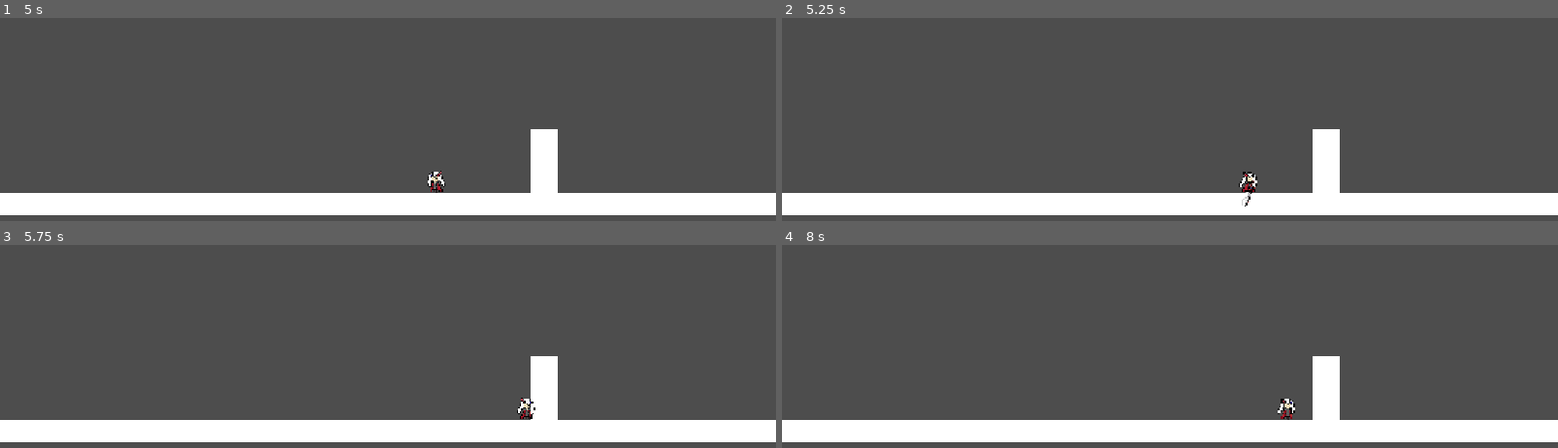
Above: before the commit, frames 1-4 (two rows, left to right).
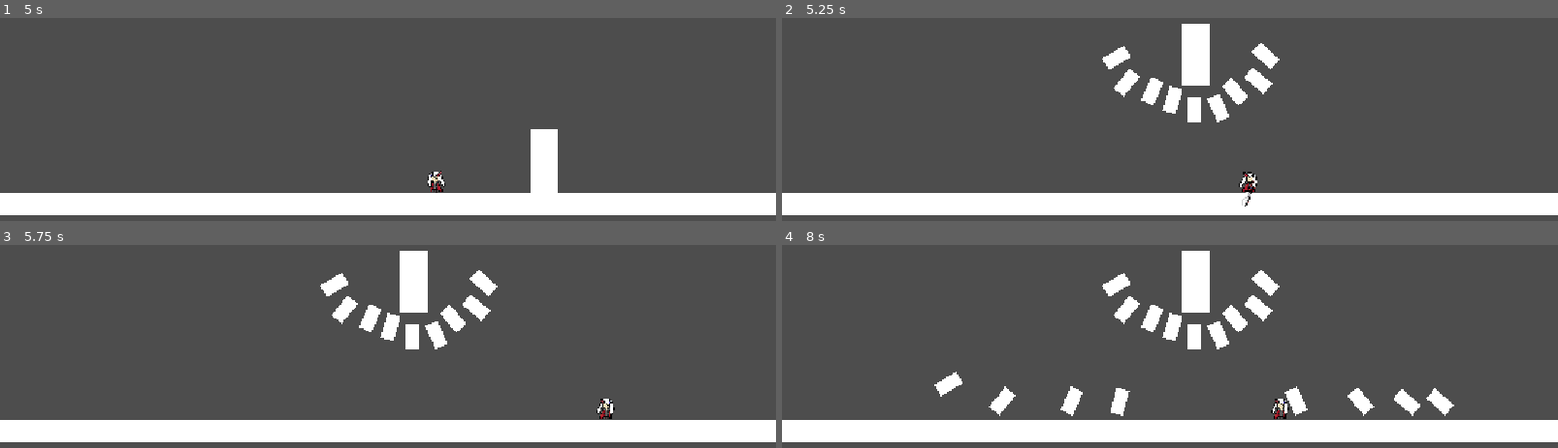
Above: after the commit, the same moments.

Repository: AndrewAravena/maythedevilcry_digital_technology_project
Game: Godot game, scene res://scene/mikuril_test_scene.tscn
Two runs of this game, one before a commit and one after it. Both use one fixed random seed, a clock stepped at 60 frames per second and the inputs below. This scene is started directly instead of the project's main scene.
Inputs (mouse positions are in pixels of both pictures, inside the frame that each line leads up to):
- Up to frame 1 (5 s): move the mouse to (558, 141) at 0.52 s; hold D (right) 0.53-2.03 s; tap Shift (dash) at 0.6, 2.85 s; click (558, 141) at 0.67 s; tap Space (Jump) at 0.77, 1.52, 3.02, 3.77, 4.52 s; move the mouse to (232, 186) at 1.27 s; tap Q (last weapon) at 1.35, 3.6 s; move the mouse to (465, 68) at 2.02 s; hold A (left) 2.03-2.78 s; tap E (next weapon) at 2.1, 4.35 s; move the mouse to (outside the picture) at 2.77 s; hold D (right) 2.78-4.28 s; click (outside the picture) at 2.92 s; move the mouse to (outside the picture) at 3.52 s; move the mouse to (155, 99) at 4.27 s; hold A (left) from 4.28 s (still down)
- Up to frame 2 (5.25 s): tap Enter at 5 s; move the mouse to (1208, 164) at 5.02 s; release A (left) at 5.03 s; hold D (right) from 5.03 s (still down); tap Shift (dash) at 5.1 s; click (1208, 164) at 5.17 s
- Up to frame 3 (5.75 s): keep holding D (right)
- Up to frame 4 (8 s): move the mouse to (1053, 281) at 5.77 s; release D (right) at 5.78 s; hold A (left) 5.78-7.28 s; tap Q (last weapon) at 5.85 s; tap Space (Jump) at 6.02, 6.77, 7.52 s; move the mouse to (1340, 368) at 6.52 s; tap E (next weapon) at 6.6 s; move the mouse to (1014, 413) at 7.27 s; hold D (right) from 7.28 s (still down); tap Shift (dash) at 7.35 s; click (1014, 413) at 7.42 s

Frame 1 is identical in both runs. In frame 2, 4.2% of the frame differs, in the area x 41-72%, y 2-87%; in frame 3, 4.4%; in frame 4, 6.1%, in the area x 19-87%, y 2-87%.

Commit message:
bullet hell atk 2 works

Diff:
--- a/scene/mikuril/homing-enemy-bullet.tscn
+++ b/scene/mikuril/homing-enemy-bullet.tscn
@@ -1,6 +1,6 @@
 [gd_scene load_steps=3 format=3 uid="uid://dt7w4rih1wu4v"]
 
-[ext_resource type="Script" uid="uid://d4i0toat8m4wi" path="res://scripts/homing_enemy_bullet.gd" id="1_l73i1"]
+[ext_resource type="Script" uid="uid://d4i0toat8m4wi" path="res://scripts/mikuril/homing_enemy_bullet.gd" id="1_l73i1"]
 
 [sub_resource type="RectangleShape2D" id="RectangleShape2D_hf1ti"]
 size = Vector2(57, 21)
--- a/scene/mikuril/mikuril.tscn
+++ b/scene/mikuril/mikuril.tscn
@@ -6,8 +6,9 @@
 [ext_resource type="PackedScene" uid="uid://bo48xqlxnie7w" path="res://scene/mikuril/delay_homing_bullet.tscn" id="4_ddw5g"]
 [ext_resource type="PackedScene" uid="uid://dpnmkitvhqxu3" path="res://scene/mikuril/base-bullet.tscn" id="5_ddw5g"]
 [ext_resource type="PackedScene" uid="uid://bsmgcxm1hatye" path="res://scene/mikuril/delay_fast_bullet.tscn" id="6_yn3de"]
+[ext_resource type="PackedScene" uid="uid://drwjdrpplic3y" path="res://scene/mikuril/mikuril_erupt.tscn" id="7_fh6a8"]
 [ext_resource type="Script" uid="uid://chniv1q0qa8op" path="res://scripts/mikuril/bullet_hell_mode.gd" id="7_qjrw8"]
-[ext_resource type="Script" uid="uid://try0igsfaouy" path="res://scene/mikuril/rotate_bullet_spawn.gd" id="8_dp1cd"]
+[ext_resource type="Script" uid="uid://try0igsfaouy" path="res://scripts/mikuril/rotate_bullet_spawn.gd" id="8_dp1cd"]
 
 [sub_resource type="RectangleShape2D" id="RectangleShape2D_whdv4"]
 size = Vector2(40, 94)
@@ -24,6 +25,7 @@
 delay_homing_bullet_scene = ExtResource("4_ddw5g")
 fast_bullet_scene = ExtResource("5_ddw5g")
 delay_fast_bullet = ExtResource("6_yn3de")
+eruption = ExtResource("7_fh6a8")
 
 [node name="ColorRect" type="ColorRect" parent="."]
 offset_left = -20.0
@@ -82,7 +84,7 @@
 position = Vector2(-73, 0)
 
 [node name="bigAtkTimer" type="Timer" parent="."]
-wait_time = 30.0
+wait_time = 5.0
 one_shot = true
 autostart = true
 
--- /dev/null
+++ b/scene/mikuril/mikuril_erupt.tscn
@@ -0,0 +1,19 @@
+[gd_scene load_steps=3 format=3 uid="uid://drwjdrpplic3y"]
+
+[ext_resource type="Script" uid="uid://uxad73267gnp" path="res://scripts/mikuril/mikuril_erupt.gd" id="1_laror"]
+
+[sub_resource type="RectangleShape2D" id="RectangleShape2D_1lxk2"]
+size = Vector2(20, 140)
+
+[node name="mikuril_erupt" type="Area2D"]
+script = ExtResource("1_laror")
+
+[node name="ColorRect" type="ColorRect" parent="."]
+offset_left = -10.0
+offset_top = -70.0
+offset_right = 10.0
+offset_bottom = 70.0
+color = Color(1, 0.580392, 0, 1)
+
+[node name="CollisionShape2D" type="CollisionShape2D" parent="."]
+shape = SubResource("RectangleShape2D_1lxk2")
--- a/scene/mikuril_test_scene.tscn
+++ b/scene/mikuril_test_scene.tscn
@@ -25,3 +25,7 @@
 
 [node name="Node2D3" type="Node2D" parent="."]
 position = Vector2(613, 133)
+
+[node name="ColorRect" type="ColorRect" parent="."]
+offset_top = -40.0
+offset_right = 1152.0
--- a/scripts/mikuril/mikuril.gd
+++ b/scripts/mikuril/mikuril.gd
@@ -10,6 +10,7 @@
 @export var delay_homing_bullet_scene : PackedScene
 @export var fast_bullet_scene: PackedScene
 @export var delay_fast_bullet: PackedScene
+@export var eruption: PackedScene
 @onready var bullet_hell_b = preload("res://scene/mikuril/bullet_hell_bullet.tscn")
 var player : Node
 var can_shoot_homing_bullet = true
@@ -78,13 +79,13 @@
 		homing_bullets_shot += 1
 
 func _attack_two(): # tp slash atk
-	var player_pos = player.global_position
+	var player_pos = player.global_position # find player
 	if ready_to_tp == true:
-		_tp(player_pos)
-		var base_slash = base_slash_scene.instantiate()
+		_tp(player_pos) # tp to player
+		var base_slash = base_slash_scene.instantiate() # slash attack
 		base_slash.global_position = $Marker2D2.global_position
 		add_sibling(base_slash)
-		$atk4.start(3)
+		$atk4.start(3) # timer for next attack
 
 func _tp(player_pos):
 	self.global_position = player_pos + Vector2(50, 0)
@@ -173,13 +174,22 @@
 	if big_atk_2 == true and big_atk_1 == false:
 		var direction = 0.0
 		var bullet_count = 3
+		var b_spawn_speed = 0.5
 		for x in 5:
 			for o in 15:
 				var bullet_bang = fast_bullet_scene.instantiate()
-				bullet_bang.rotation = randi_range(-90, 90)
-				bullet_bang.global_position = $bulletHellMode.global_position
+				direction = o * (360/bullet_count) + $rotateBulletSpawn.rotation_degrees
+				bullet_bang.rotation_degrees = randi_range(0, 180)
+				print(bullet_bang.rotation)
+				bullet_bang.global_position = $bulletHellMode/pos4.global_position
 				add_sibling(bullet_bang)
-			await(get_tree().create_timer(0.5).timeout)
+				await(get_tree().create_timer(b_spawn_speed).timeout)
+
+				var erupt = eruption.instantiate()
+				erupt.global_position = Vector2(randi_range(0, 1152), 300)
+				add_sibling(erupt)
+			b_spawn_speed -= 0.095
+			await(get_tree().create_timer(1.5).timeout)
 		#for i in 5:
 			#for b in bullet_count:
 				#direction = b * (360/bullet_count) + $rotateBulletSpawn.rotation_degrees
--- /dev/null
+++ b/scripts/mikuril/mikuril_erupt.gd
@@ -0,0 +1,11 @@
+extends Area2D
+
+
+# Called when the node enters the scene tree for the first time.
+func _ready() -> void:
+	pass # Replace with function body.
+
+
+# Called every frame. 'delta' is the elapsed time since the previous frame.
+func _process(delta: float) -> void:
+	pass
Not shown: 1 places in scene/mikuril/mikuril.tscn that only renumber resources
Renamed: scripts/homing_enemy_bullet.gd -> scripts/mikuril/homing_enemy_bullet.gd
Renamed: scripts/homing_enemy_bullet.gd.uid -> scripts/mikuril/homing_enemy_bullet.gd.uid
Not shown, added: scripts/mikuril/mikuril_erupt.gd.uid
Renamed: scene/mikuril/rotate_bullet_spawn.gd -> scripts/mikuril/rotate_bullet_spawn.gd
Renamed: scene/mikuril/rotate_bullet_spawn.gd.uid -> scripts/mikuril/rotate_bullet_spawn.gd.uid
